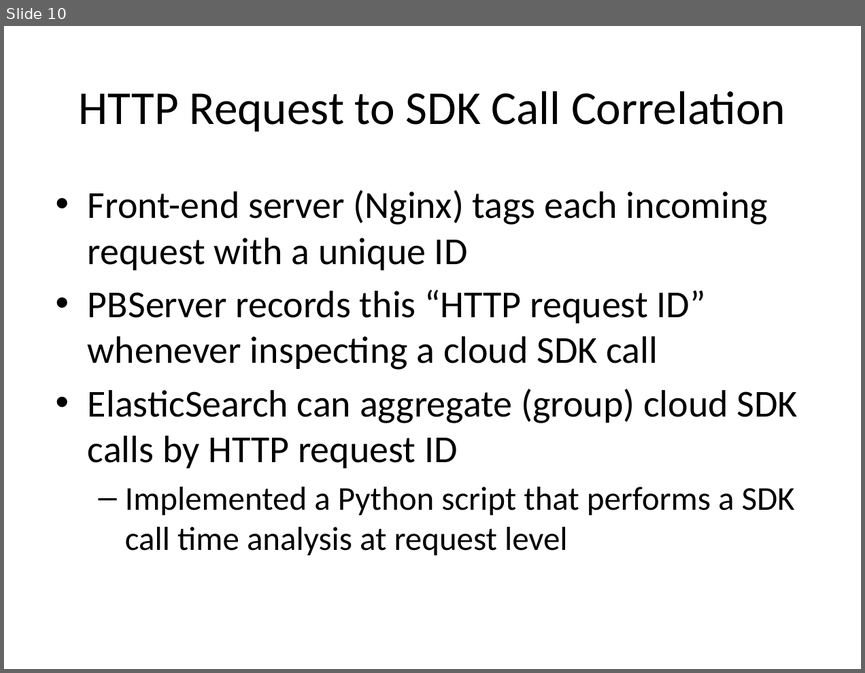
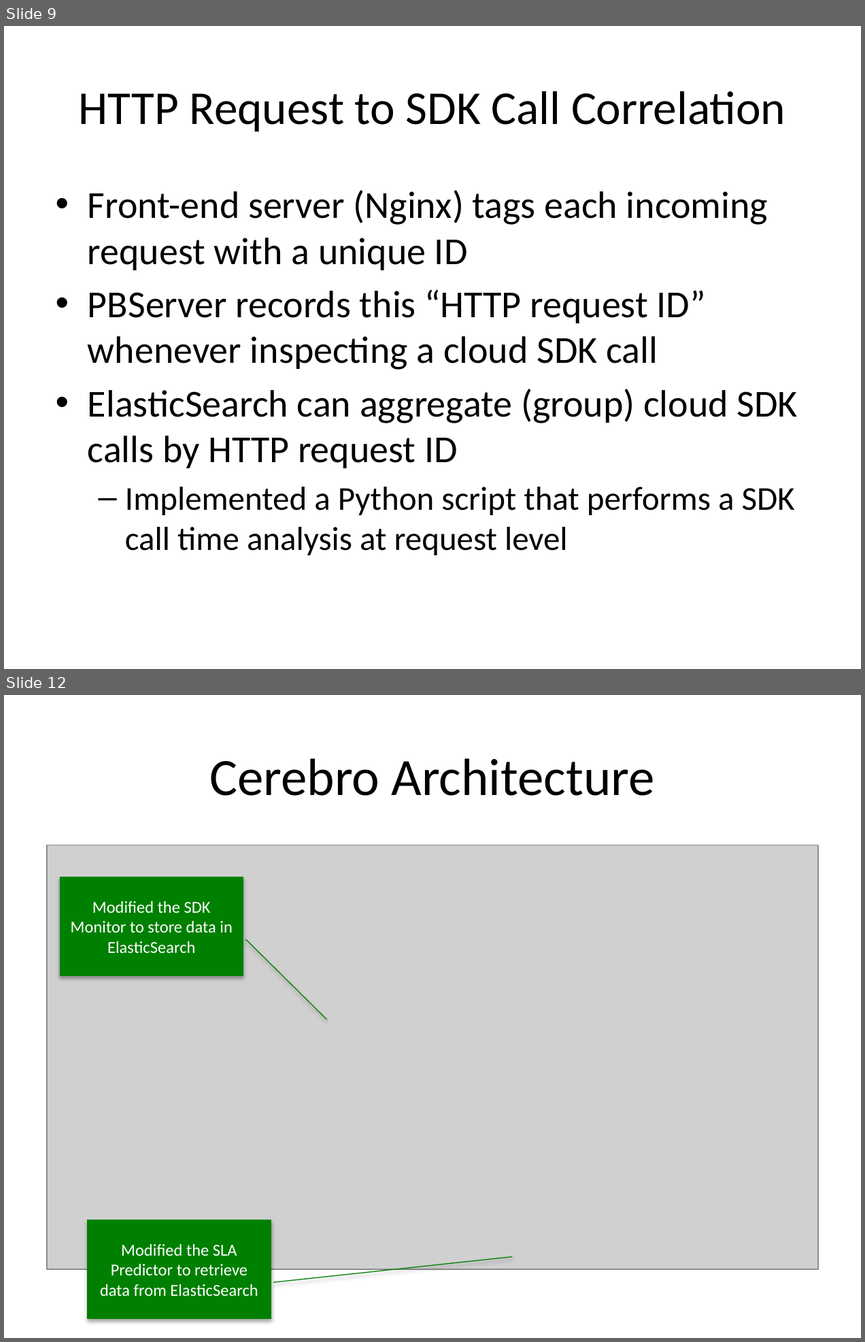
Before and after one commit to Dithn/eager-appscale, a slide deck: Eager/elk-experiment/Huawei_Presentation_1.pptx. Shown one above the other, each under a label of ours: slide 10 before the commit, slides 9 and 12 after it; the slides between them are not shown. The pictures are 865x673 and 865x1342 pixels, drawn with LibreOffice and Linux fonts; fonts in the diff are those of the drawing; grey boxes stand for pictures. Boxes give left, top, right and bottom in pixels: in the first picture for what was removed or moved away, otherwise in the second. Text is boxed around its words. In the diff, an @@ line names an element or a change of style, - is before the commit and + after.

```diff
--- a/Eager/elk-experiment/Huawei_Presentation_1.pptx
+++ b/Eager/elk-experiment/Huawei_Presentation_1.pptx
@@ slide 12 added at [4,695,861,1338], background #FFFFFF @@
@@ title added at [209,758,655,796], 44 pt, text #000000 @@
+Cerebro Architecture
@@ picture added at [47,845,818,1269] @@
@@ border callout added at [60,877,243,976], fill #008000, outline #008000 0.75 pt, 14 pt, text #FFFFFF @@
+Modified the SDK Monitor to store data in ElasticSearch
@@ border callout added at [87,1220,271,1319], fill #008000, outline #008000 0.75 pt, 14 pt, text #FFFFFF @@
+Modified the SLA Predictor to retrieve data from ElasticSearch
@@ what was slide 10 is now slide 9 @@
```
Also in this commit, not shown: 2 slides changed, 3 other slides added, 2 slides removed.
